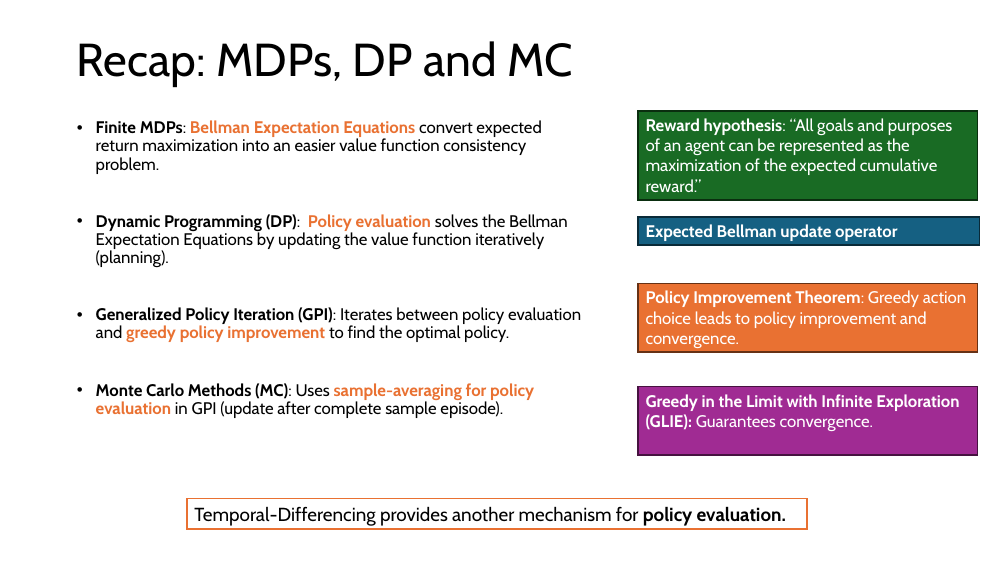
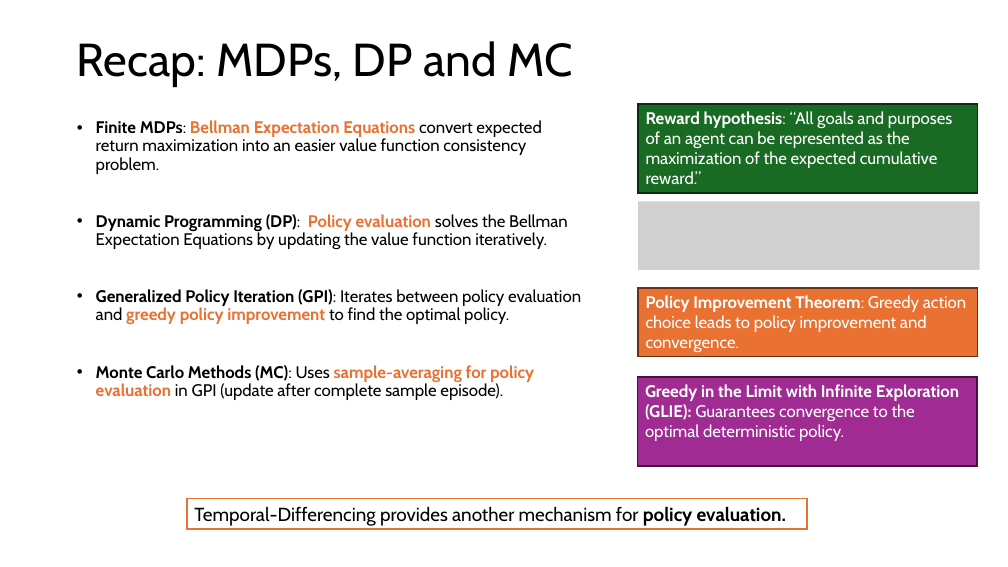
Before and after one commit to mhahsler/Introduction_to_Reinforcement_Learning, a slide deck: slide 4 of slides/Lecture_Chapter06.pptx. Drawn at 1008x567 pixels with LibreOffice and Linux fonts; fonts in the diff are those of the drawing; grey boxes stand for pictures. Boxes give left, top, right and bottom in pixels: in the first picture for what was removed or moved away, otherwise in the second. Text is boxed around its words. In the diff, an @@ line names an element or a change of style, - is before the commit and + after.

```diff
--- a/slides/Lecture_Chapter06.pptx
+++ b/slides/Lecture_Chapter06.pptx
@@ rectangle "Reward hypothesis: “All goals and ...": place and size @@
-rectangle "Reward hypothesis: “All goals and ..." at box(638, 111, 978, 200)
+rectangle "Reward hypothesis: “All goals and ..." at box(638, 104, 978, 193)
@@ picture added at box(638, 201, 980, 270) @@
@@ text at box(96, 214, 568, 249): text changed @@
-• Dynamic Programming (DP): Policy evaluation solves the Bellman Expectation Equations by updating the value function iteratively (planning).
+• Dynamic Programming (DP): Policy evaluation solves the Bellman Expectation Equations by updating the value function iteratively.
@@ rectangle removed at box(638, 217, 980, 245) @@
-Expected Bellman update operator
@@ rectangle "Policy Improvement Theorem: Greedy action ...": place and size @@
-rectangle "Policy Improvement Theorem: Greedy action ..." at box(638, 284, 978, 352)
+rectangle "Policy Improvement Theorem: Greedy action ..." at box(638, 288, 978, 357)
@@ rectangle "Greedy in the Limit with ...": place and size @@
-rectangle "Greedy in the Limit with ..." at box(638, 386, 978, 455)
+rectangle "Greedy in the Limit with ..." at box(637, 377, 977, 467)
@@ text in rectangle at box(645, 384, 959, 441): text changed; bold off @@
-Greedy in the Limit with Infinite Exploration (GLIE): Guarantees convergence.
+Greedy in the Limit with Infinite Exploration (GLIE): Guarantees convergence to the optimal deterministic policy.
```
Also in this commit, not shown: 4 other slides changed, 2 other files.
